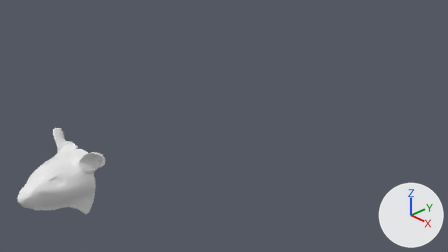
The Blender file rat/head from plane.blend: old version first, new version second.
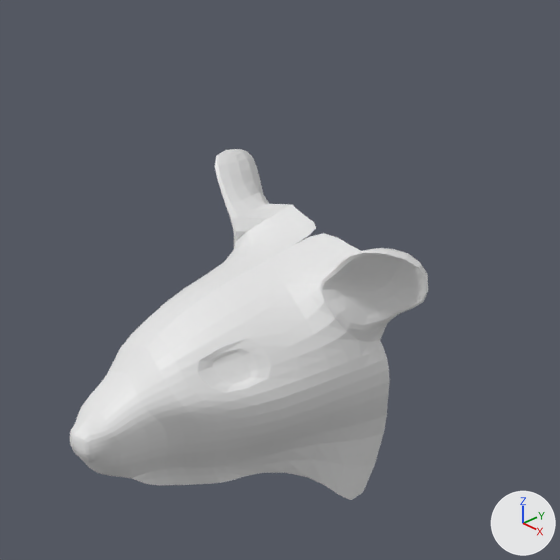
Each version is shown from the file's camera 'Camera', then close up on the part from 0% to 31% of the width and 36% to 91% of the height. The lights are fixed; the arrows at lower right show +X, +Y and +Z.
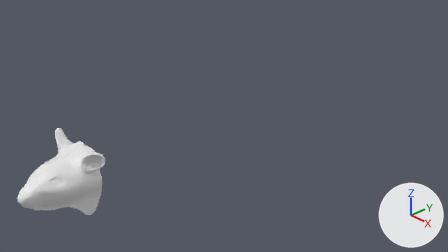
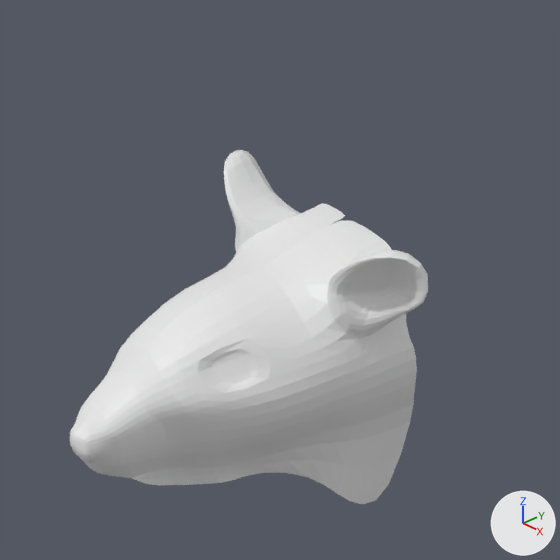
Commit message: rat upgraded

What differs and where, as boxes (x1, y1, x2, y2) in the close-ups (560 x 560 px):
'Plane', reshaped
    before: (70, 149, 428, 500)
    after: (70, 150, 428, 504)
part 1 of me_plane_001, built on
    before: (187, 149, 422, 379)
    after: (188, 150, 422, 504)

The edits, one by one:
me_plane_001 is used by ob_plane; location (0.0, -4.002, 0.19); rotation (-1.571, 1.571, 0.0), in degrees (-90, 90, 0); scale (0.0982, 0.0982, 0.0982).
me_plane_001 had 155 vertices, 138 faces and spanned x -5.84..6.81, y 0.0..6.58, z 0.16..11.72.
me_plane_001 now has 175 vertices, 157 faces and spans x -5.45..6.81, y 0.0..6.58, z 0.16..12.33.
Part 1, on me_plane_001:
4 vertices are removed from x -5.37..-3.56, y 3.38..5.22, z 9.24..10.83.
11 faces are deleted.
25 vertices move from x -5.84..-1.01, y 0.0..5.21, z 8.57..11.37 to x -5.33..-1.34, y 0.0..5.21, z 8.48..11.71.
19 vertices are added at x -5.11..-1.03, y 0.0..5.22, z 9.25..12.33.
5 new vertices lie (0.0, 0.0, 1.17) away from vertices in x -0.49..6.81, y 2.41..4.34, z 9.91..11.04.
30 new faces join them.
